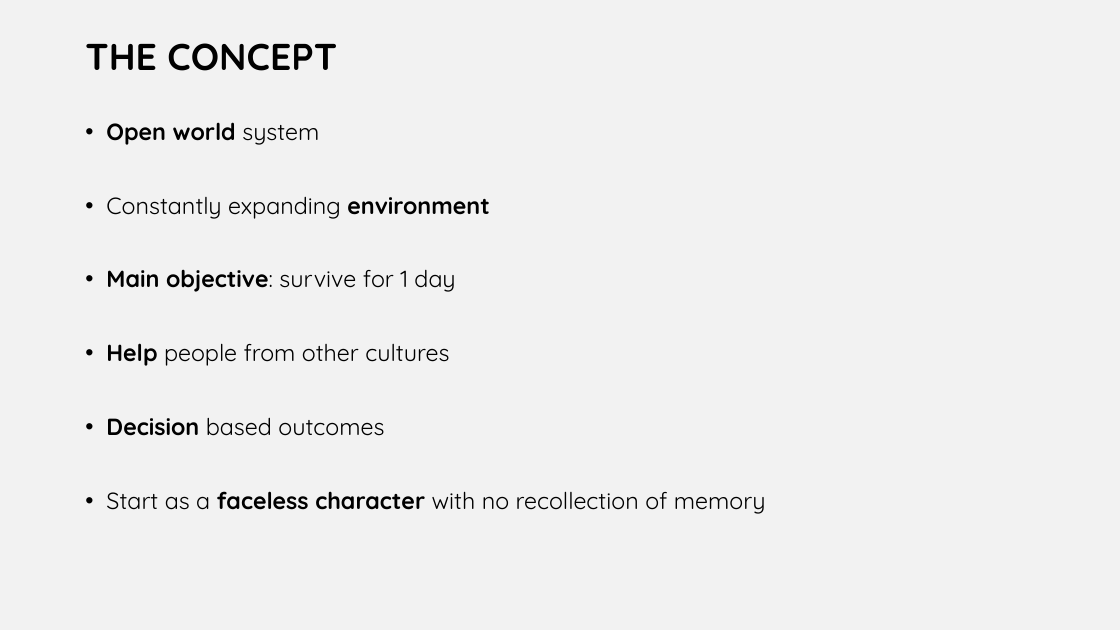
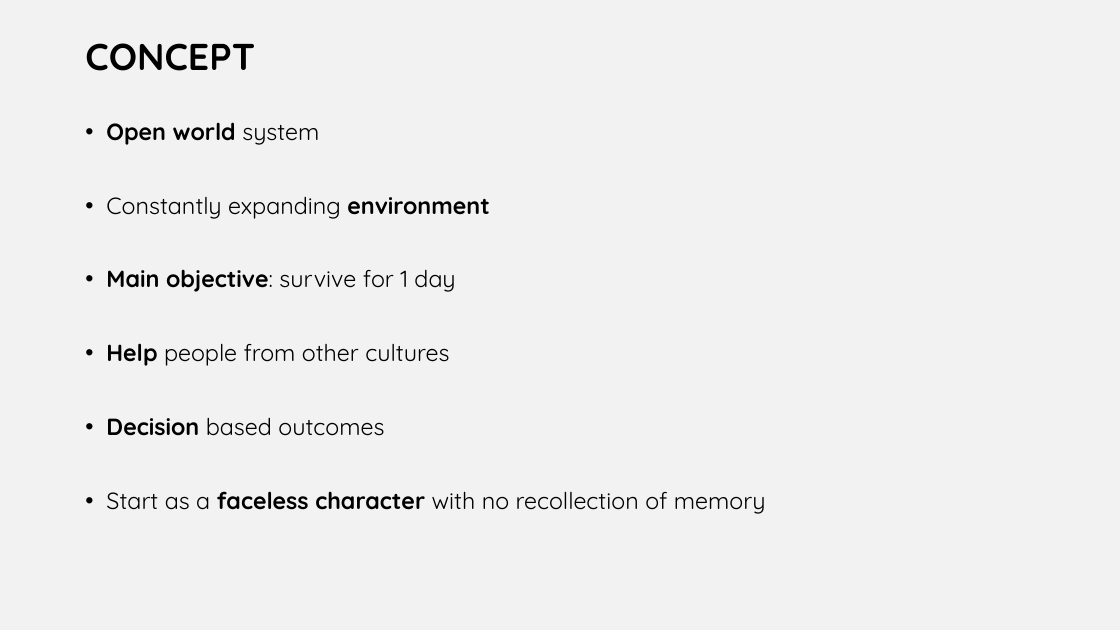
Before and after one commit to legendely/project_group_theme1.1-2015-16-, a slide deck: slide 5 of game-concept.pptx (slide 4 before the commit). Drawn at 1120x630 pixels with LibreOffice and Linux fonts; fonts in the diff are those of the drawing. Boxes give left, top, right and bottom in pixels: in the first picture for what was removed or moved away, otherwise in the second. Text is boxed around its words. In the diff, an @@ line names an element or a change of style, - is before the commit and + after.

```diff
--- a/game-concept.pptx
+++ b/game-concept.pptx
@@ title at bbox=[85, 43, 255, 71]: text changed @@
-THE CONCEPT
+CONCEPT
```
Also in this commit, not shown: 6 other slides changed, 1 slide added.
